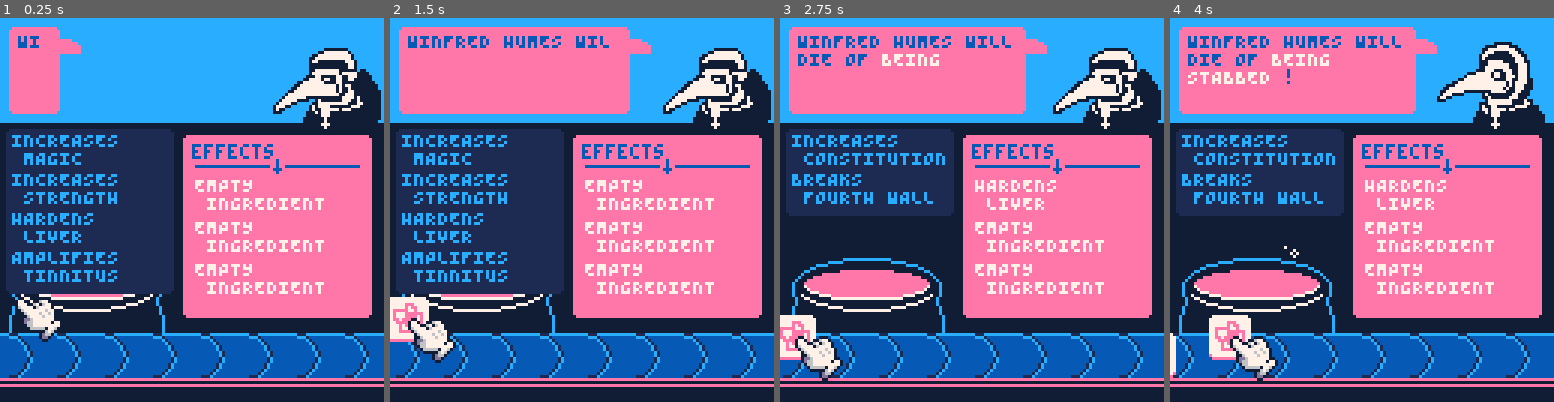
Above: before the commit, frames 1-4 (left to right).
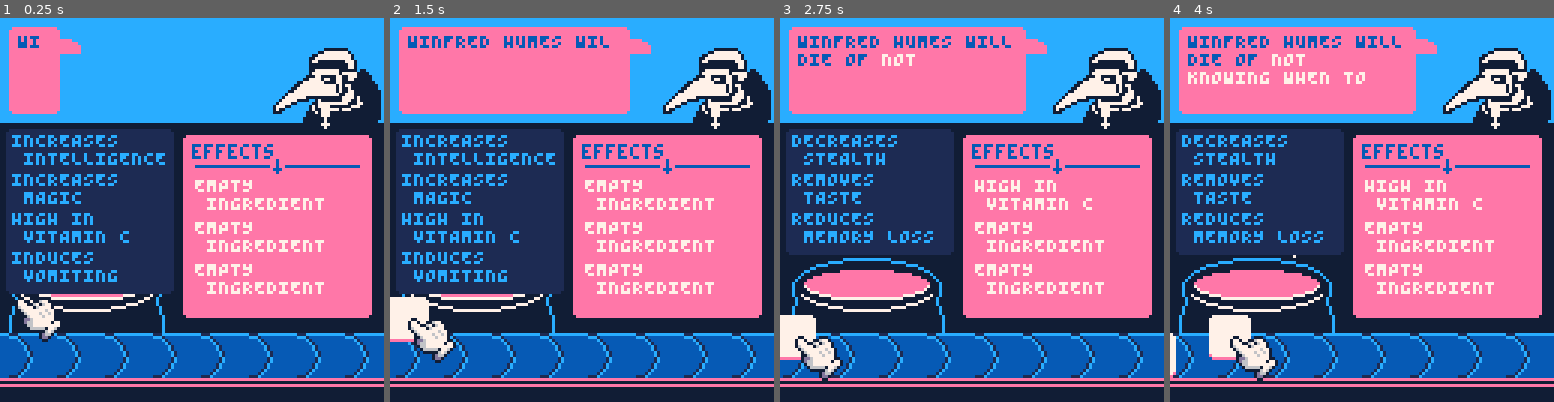
Above: after the commit, the same moments.

Repository: Yolwoocle/minijam_112
Game: PICO-8 cartridge minijam112_backup.p8
Same seed, same stepped clock (60 frames per second), same inputs: the game is played once before the commit and once after it.
Inputs:
- Up to frame 1 (0.25 s): no input
- Up to frame 2 (1.5 s): tap X (X key) at 0.33, 1.07 s; tap O (Z key) at 0.7 s
- Up to frame 3 (2.75 s): hold Right 1.6-2.1 s; tap O (Z key) at 1.7, 2.1, 2.5 s; tap X (X key) at 1.85 s; hold Up 2.15-2.42 s; hold Right from 2.47 s (still down)
- Up to frame 4 (4 s): tap O (Z key) at 2.9, 3.3, 3.7 s; tap X (X key) at 2.97 s; release Right at 3.03 s; hold Left 3.08-3.58 s; hold Down 3.63-3.97 s

The runs differ from the first frame. In frame 1, 1.8% of the frame differs, in the area x 3-43%, y 35-69%; in frame 2, 2.0%; in frame 3, 6.7%; in frame 4, 9.5%, in the area x 1-100%, y 6-87%.

Commit message:
added titels

Diff:
--- a/minijam112_backup.p8
+++ b/minijam112_backup.p8
@@ -348,35 +348,38 @@
 -->8
 -- recipies 2
 
-all_effects=split"LOWERS CHOLESTEROL,INCREASES MEMORY,REDUCE …(976 unchanged characters)… ES STRESS,INDUCES MANIA,INDUCES VOMITING"
+all_effects=split"LOWERS CHOLESTEROL,INCREASES MEMORY,REDUCE …(976 unchanged characters)… ES STRESS,INDUCES MANIA,INDUCES VOMITING,EXFOLIATES SKIN"
 all_solutions={
 	"A BROKEN HEART|LOWERS CHOLESTEROL,RAISES SEX APPEAL,RELEASES PHEROMONES,FACILITATES CONFIDENCE,HARDENS SKIN",
-	"BAD BODY ODOUR|RELEASES PHEROMONES",
-	"LOW BLOOD PRESSURE|LOWERS CHOLESTEROL",
+	"BAD BODY ODOUR|RELEASES PHEROMONES,BREAKS FOURTH WALL",
+	"LOW BLOOD PRESSURE|LOWERS CHOLESTEROL,TASTES OF ORANGE",
 	"SOCIAL REJECTION|FACILITATES CONFIDENCE,RAISES SEX APPEAL,RELEASES PHEROMONES,BREAKS FOURTH WALL,JUST GETS YOU STONED",
 	"BEING STABBED|HARDENS SKIN,RAISES HP",
 	"A BEAR ATTACK|RAISES HP,RAISES RECOVERY",
 	"GANG VIOLENCE|RAISES HP,INCREASES STEALTH,PROBABLY BOOSTS LUCK,FREAKS EVERYONE OUT",
-	"DRINKING THE WRONG POTION|INCREASES INTELLIGENCE",
-	"FORGETFULNESS|INCREASES INTELLIGENCE",
+	"DRINKING THE WRONG POTION|INCREASES INTELLIGENCE,INCREASES CONSTITUTION",
+	"FORGETFULNESS|INCREASES INTELLIGENCE,REDUCES MEMORY LOSS,INCREASES MEMORY",
 	"BEING ON THEIR PHONE WHILE DRIVING|INCREASES INTELLIGENCE",
-	"FREEZING|RAISES RECOVERY",
+	"FREEZING|RAISES RECOVERY,INCREASES CONSTITUTION",
 	"LEAVING THE OVEN ON|INCREASE COORDINATION",
-	"A GUNSHOT|RAISES HP",
-	"NOT KNOWING WHEN TO HOLD 'EM|INCREASES STEALTH,FREAKS EVERYONE OUT",
+	"A GUNSHOT|RAISES HP,HARDENS SKIN",
+	"NOT KNOWING WHEN TO HOLD 'EM|INCREASES STEALTH,FREAKS EVERYONE OUT,PROBABLY BOOSTS LUCK",
 	"WEAK BONES|STRENGTHENS BONE MARROW",
-	"BALDING|REJUVENATES HAIR GROWTH",
-	"LOSING THEIR KEYS|INCREASES WISDOM",
-	"NOT SPEAKING GERMAN|UNTERRICHTET dEUTSCH",
+	"BALDING|REJUVENATES HAIR GROWTH,INCREASES CONSTITUTION",
+	"LOSING THEIR KEYS|INCREASES WISDOM,REDUCES MEMORY LOSS,INCREASES MEMORY",
+	"NOT SPEAKING GERMAN|UNTERRICHTET dEUTSCH,FACILITATES CONFIDENCE",
 	"NOT HAVING ENOUGH HP|RAISES HP",
 	"NOT HAVING ENOUGH MP|RAISES MP",
 	"FALLING OFF THEIR HORSE|INCREASE COORDINATION",
 	"DRINKING TOO MUCH|HARDENS LIVER,INDUCES VOMITING",
 	"A FIREBALL|INCREASES FIRE RES",
 	"A SUDDEN STROKE|LOWERS CHOLESTEROL",
-	"OLD AGE|LOWERS CHOLESTEROL",
+	"OLD AGE|LOWERS CHOLESTEROL,EXFOLIATES SKIN",
+	"JUST BLEEDING OUT|THICKENS BLOOD,RAISES RECOVERY,INCREASES CONSTITUTION",
+	"A TARANTULA BITE|INSTANT DEATH,INCREASES CONSTITUTION,HARDENS SKIN",
 }
 
+titles=split"SIR,COUNT,BARON VON,DUCHES,PRINCE,KING,QUEEN"
 first_names=split"HARLAN,EDEN,EARNA,PAIGE,EDOLIE,WINFRED,LINDLEY,GRAHAM,HARLOW,ALLURA,WILTON,NORMA,GREYSEN,OPELINE,CARREEN,TIMOTHEA,EALHSTAN,GIMLI,OSCAR,ROHESIA,OPELINE,LUELLA,HEATH,BRIAR,DEAN"
 last_names=split"GRAHAMES,HUMES,HARFORDE,DARWINE,GOODEE,ELWINE,EDISONE,SWEETE,TATUME,DYRE,BYRD,WEBBE,HEDLEYE,EVERLYE,HARRISE,FAIRBAIRNS,WESTCOTTE,EDGARE"
 
@@ -531,7 +534,10 @@
 
 	local first_name=rnd(first_names)
 	local last_name=rnd(last_names)
-	local _text=first_name.." "..last_name.." WILL DIE OF "
+	local title=""
+	if(flr(rnd(10))==0)title=rnd(titles).." "
+	local name=title..first_name.." "..last_name
+	local _text=name.." WILL DIE OF "
 	local _ailment=ailment_manager.big_a
 
 	text_parse=to_fit(_text.._ailment.." !",19)
@@ -654,16 +660,16 @@
 ff555555555555ffff555555555555ffff555555555555ffffffffffffffffffff555555555555ffff555555555555ff00000000000000000000000000000000
 f55555555555555ff55524425555555ff55555555555555fff444444444444fff55555555555555ff55555555555555f00000000000000000000000000000000
 f555555fff55555ff52445545542555ff55555555555555ff44444444444444ff5555dd5dd65555ff5555ded5555555f00000000000000000000000000000000
-f5555fffffff555ff54455554425555ff55554dd4455555ff44444433344444ff555dd64d44d555ff5555eee5555555f00000000000000000000000000000000
-f554fffffffff55ff54455555555555ff555444dd445555ff44444434334444ff555d6444444555ff5555dee5555555f00000000000000000000000000000000
-f55a44ffffff955ff54455524442555ff5554444d445555ff44333334434444ff555d4444444555ff55555eed555555f00000000000000000000000000000000
-f55aaa44ff99955ff54445244444255ff5554444d445555ff44344433333344ff555d4444444555ff55555eee555555f00000000000000000000000000000000
-f55aaaa49999955ff55442444334455ff555d444d445555ff44344433334344ff5555644444d555ff55555dee555555f00000000000000000000000000000000
-f55aaaa49999555ff55542413333155ff555d444d445555ff44334333334344ff5555d44d645555ff555555e5855555f00000000000000000000000000000000
-f555aaa49995555ff55555113333155ff5555d4444d5555ff44433333334344ff5555d4d5d65555ff55555585588155f00000000000000000000000000000000
-f55555a49555555ff55555244334255ff55555d44d55555ff44443433333444ff555556555d5555ff55555581555555f00000000000000000000000000000000
-f55555555555555ff55555524442555ff55555555555555ff44443443443444ff55555d555d5555ff55555558115555f00000000000000000000000000000000
-f55555555555555ff55555555555555ff55555555555555ff44443333334444ff55555555555555ff55555555555555f00000000000000000000000000000000
+f5555fffffff555ff54455554425555ff55554dd4455555ff44444444444444ff555dd64d44d555ff5555eee5555555f00000000000000000000000000000000
+f554fffffffff55ff54455555555555ff555444dd445555ff44444444444444ff555d6444444555ff5555dee5555555f00000000000000000000000000000000
+f55a44ffffff955ff54455524442555ff5554444d445555ff44444444444444ff555d4444444555ff55555eed555555f00000000000000000000000000000000
+f55aaa44ff99955ff54445244444255ff5554444d445555ff44444444444444ff555d4444444555ff55555eee555555f00000000000000000000000000000000
+f55aaaa49999955ff55442444334455ff555d444d445555ff44444444444444ff5555644444d555ff55555dee555555f00000000000000000000000000000000
+f55aaaa49999555ff55542413333155ff555d444d445555ff44444444444444ff5555d44d645555ff555555e5855555f00000000000000000000000000000000
+f555aaa49995555ff55555113333155ff5555d4444d5555ff44444444444444ff5555d4d5d65555ff55555585588155f00000000000000000000000000000000
+f55555a49555555ff55555244334255ff55555d44d55555ff44444444444444ff555556555d5555ff55555581555555f00000000000000000000000000000000
+f55555555555555ff55555524442555ff55555555555555ff44444444444444ff55555d555d5555ff55555558115555f00000000000000000000000000000000
+f55555555555555ff55555555555555ff55555555555555ff44444444444444ff55555555555555ff55555555555555f00000000000000000000000000000000
 f15555555555551ff15555555555551ff15555555555551ff44444444444444ff15555555555551ff15555555555551f00000000000000000000000000000000
 f51111111111115ff51111111111115ff51111111111115ff34444444444443ff51111111111115ff51111111111115f00000000000000000000000000000000
 ff555555555555ffff555555555555ffff555555555555ffff333333333333ffff555555555555ffff555555555555ff00000000000000000000000000000000
Not shown, changed: minijam112.png
